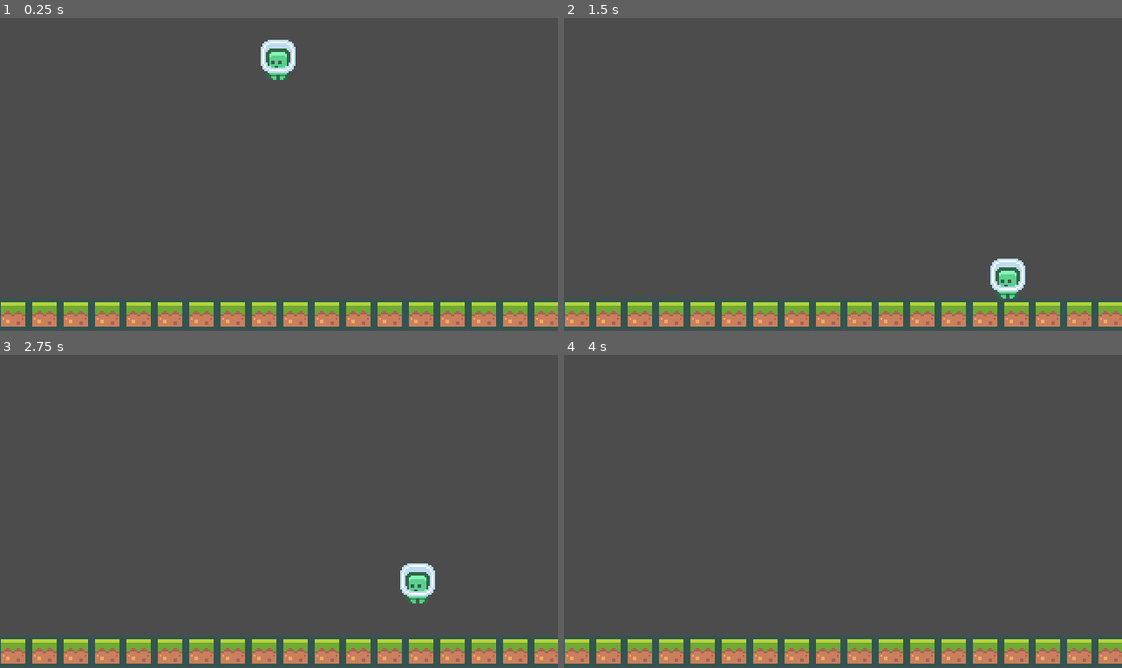
Above: before the commit, frames 1-4 (two rows, left to right).
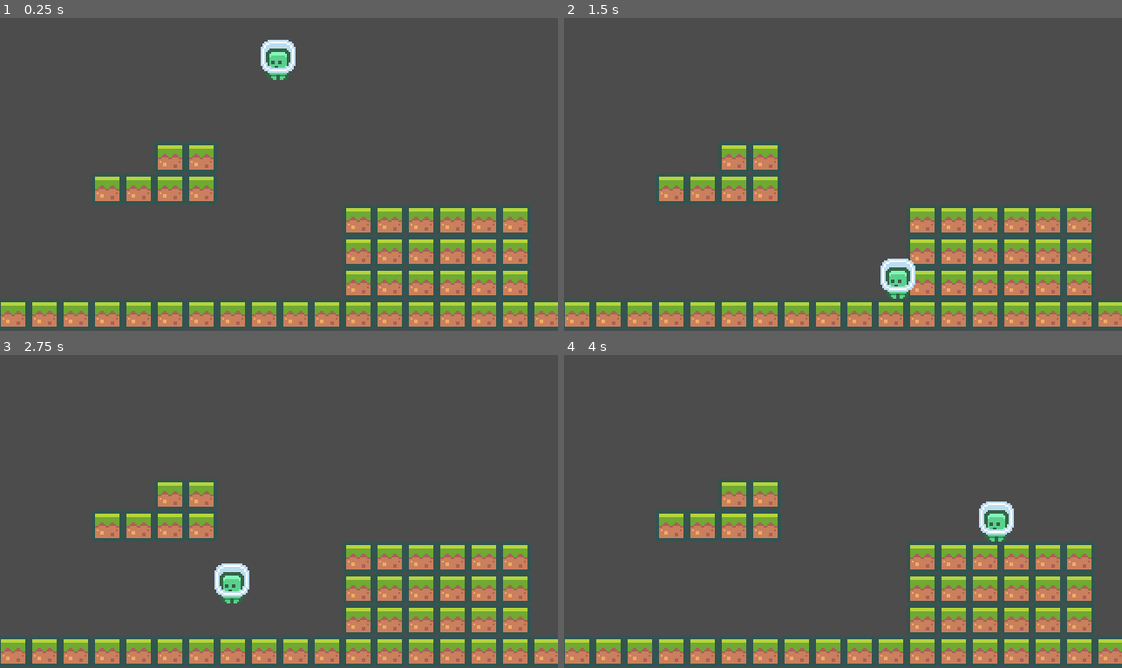
Above: after the commit, the same moments.

Repository: jackwkinsey/2d-platformer
Game: Godot game, scene res://scenes/Main.tscn
Same seed, same stepped clock (60 frames per second), same inputs: the game is played once before the commit and once after it.
Inputs:
- Up to frame 1 (0.25 s): no input
- Up to frame 2 (1.5 s): hold D (move_right) from 0.53 s (still down); tap Space (jump) at 0.77 s
- Up to frame 3 (2.75 s): tap Space (jump) at 1.52 s; release D (move_right) at 2.03 s; hold A (move_left) from 2.03 s (still down)
- Up to frame 4 (4 s): release A (move_left) at 2.78 s; hold D (move_right) from 2.78 s (still down); tap Space (jump) at 3.02, 3.77 s

The runs differ from the first frame. In frame 1, 13% of the frame differs, in the area x 16-96%, y 39-90%; in frame 2, 14%; in frame 3, 14%; in frame 4, 14%.

Commit message:
feat: add tiles to level

Diff:
--- a/scenes/Main.tscn
+++ b/scenes/Main.tscn
@@ -13,7 +13,7 @@
 tile_set = ExtResource( 1 )
 cell_size = Vector2( 18, 18 )
 format = 1
-tile_data = PoolIntArray( 327670, 0, 0, 327671, 0, 0, 327672, 0, 0 …(240 unchanged characters)…
+tile_data = PoolIntArray( -4, 0, 0, -3, 0, 0, 65530, 0, 0, 65531, 0, 0, 65532, 0, 0, 65533, 0, 0, 65538, 0, 0, 65539, 0, 0, 65540, 0, 0, 65541, 0, 0, 65542, 0, 0, 65543, 0, 0, 131074, 0, 0, 131075, 0, 0, 131076, 0, 0, 131077, 0, 0, 131078, 0, 0, 131079, 0, 0, 196610, 0, 0, 196611, 0, 0, 196612, 0, 0, 196613, 0, 0, 196614, 0, 0, 196615, 0, 0, 327670, 0, 0, 327671, 0, 0, 327672, 0, 0 …(240 unchanged characters)…
 
 [node name="Player" type="KinematicBody2D" parent="."]
 position = Vector2( -0.930771, -75.668 )
